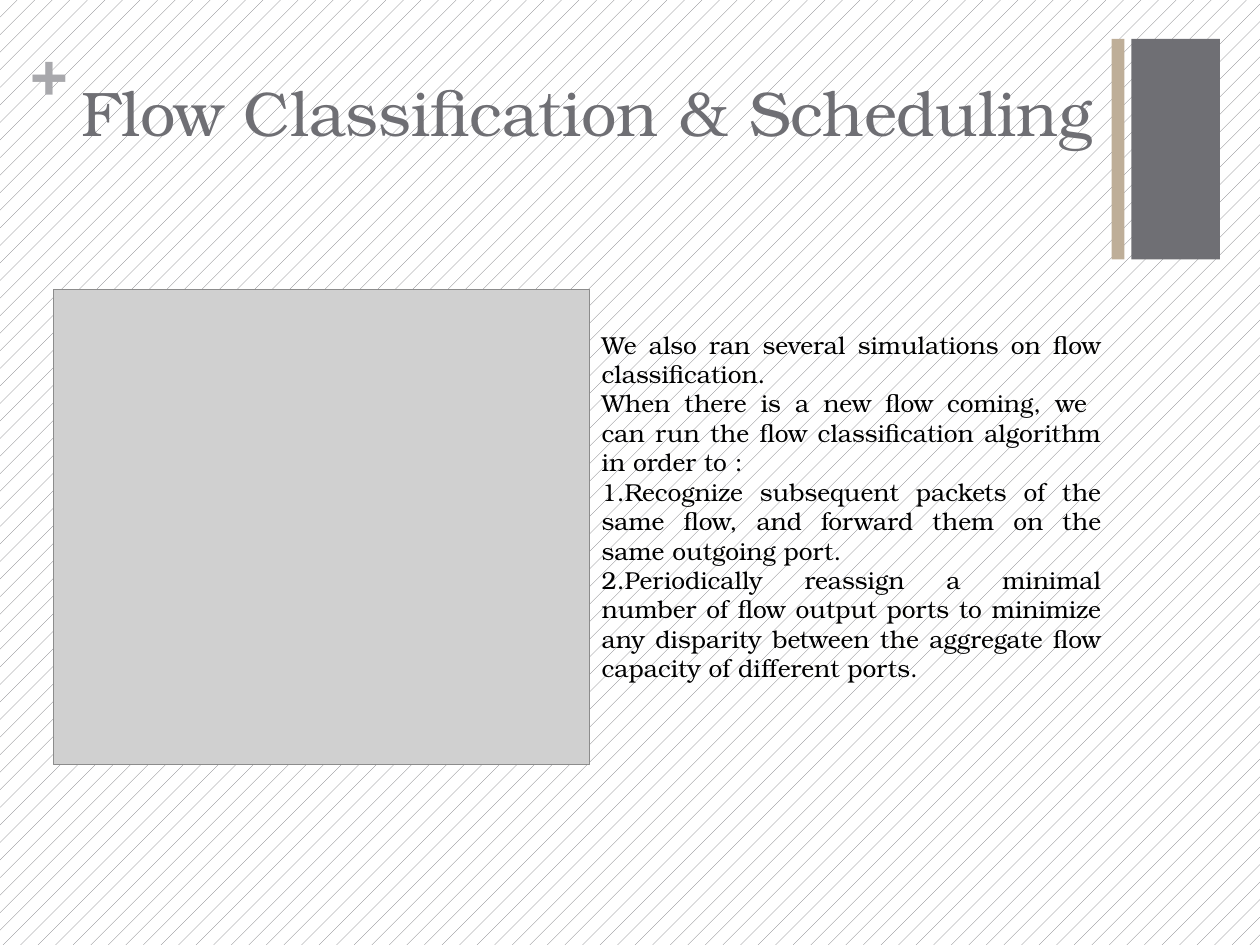
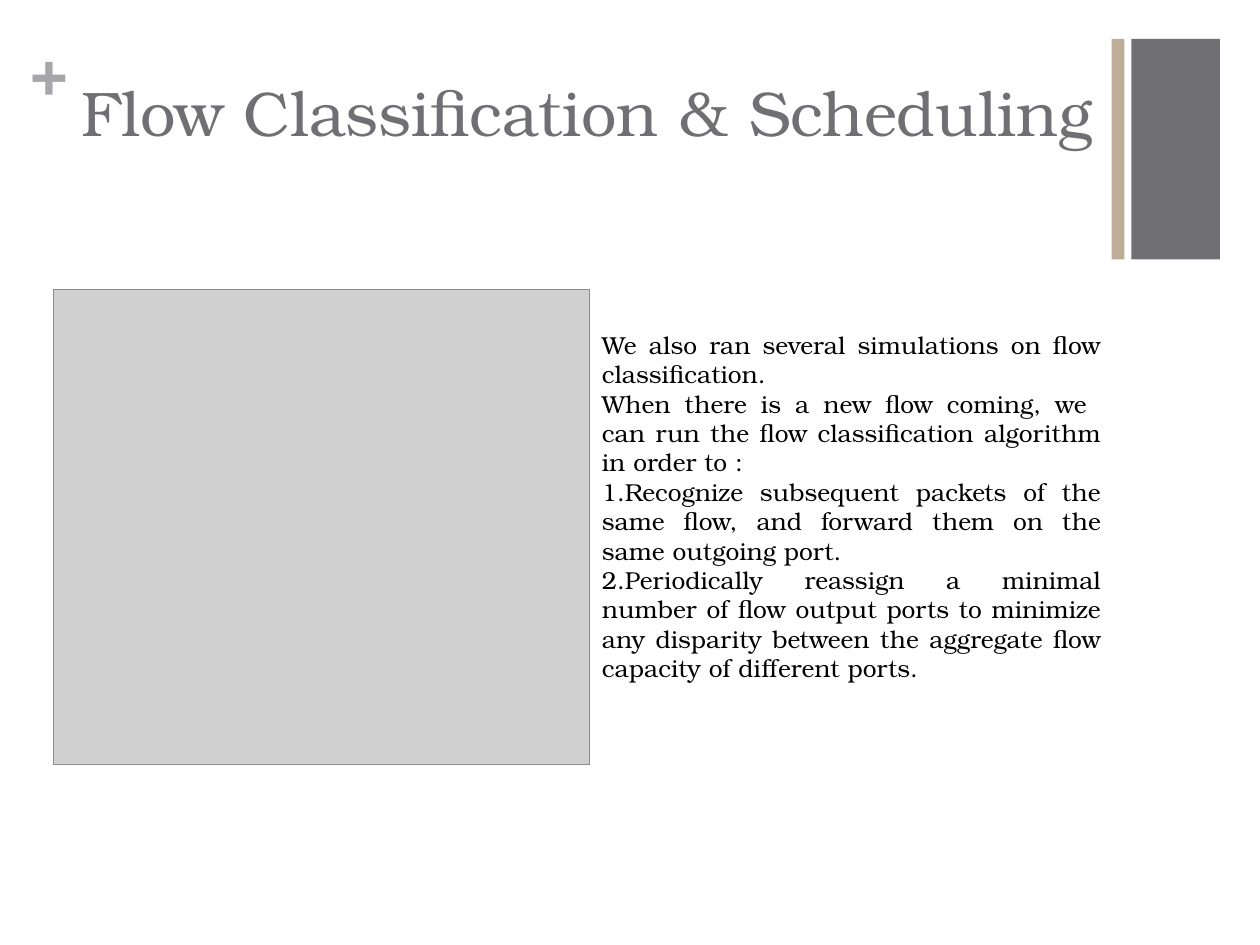
Before and after one commit to Fu-Yilei/Scalable-data-center-simulation, a slide deck: slide 7 of Presentation/presentation.pptx. Drawn at 1260x945 pixels with LibreOffice and Linux fonts; fonts in the diff are those of the drawing; grey boxes stand for pictures. Boxes give left, top, right and bottom in pixels: in the first picture for what was removed or moved away, otherwise in the second. Text is boxed around its words. In the diff, an @@ line names an element or a change of style, - is before the commit and + after.

```diff
--- a/Presentation/presentation.pptx
+++ b/Presentation/presentation.pptx
@@ background pattern #6F6F74 on #FFFFFF to #FFFFFF @@
@@ text "+" at [30, 32, 67, 108]: text colour #A8A8AC to #A7A7AB @@
@@ title "Flow Classification & Scheduling" rewrapped from [81, 77, 1092, 151] to [81, 90, 1092, 151] @@
@@ text "We also ran several simulations ..." rewrapped from [602, 331, 1101, 683] to [602, 336, 1101, 683] @@
```
Also in this commit, not shown: 7 other slides changed, 2 slides added, 4 other files.
